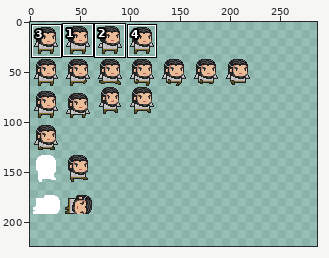
Sprite sheet: src/recursos/personajes/Halan_Sprite.png. Above, an overview of the earlier version with the close-up marked.
Close-up. Old version:
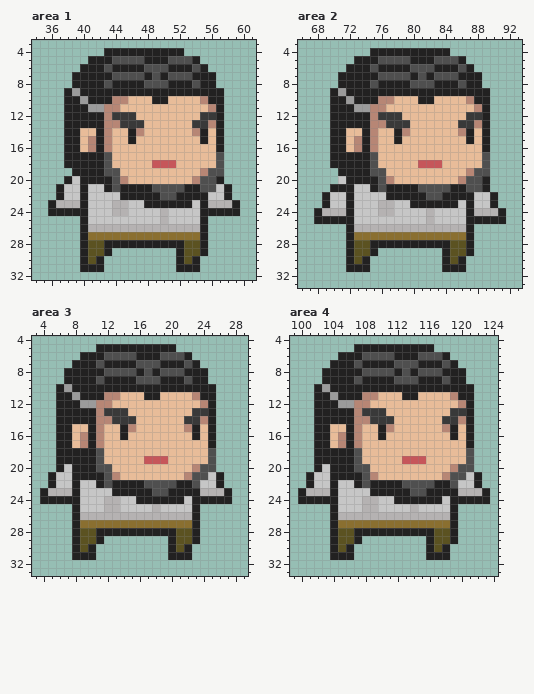
The file is 224x224 pixels. Shown: area 1: x 34..61, y 3..32; area 2: x 66..93, y 3..33; area 3: x 3..29, y 4..33; area 4: x 99..124, y 4..33. The old version is drawn lined up with the new one, on the new canvas. The wide view leaves out empty margins. The commit also changed other parts of the picture, which this record leaves out.
The result:
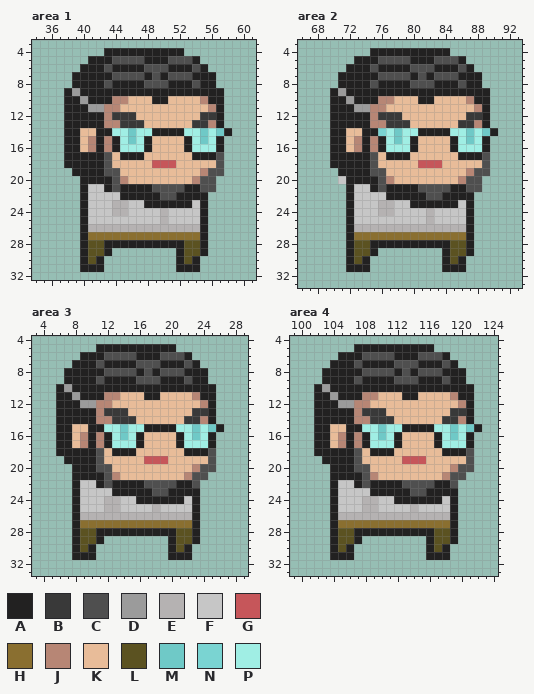
Palette (. is transparent): A #222121  B #393939  C #4f4f4f  D #9b9b9b  E #b5b2b2  F #c6c6c6  G #c6565a  H #8a6f30  J #b78675  K #e8bc99  L #5b5221  M #6fc9c7  N #7ad4d2  P #a0eee4
Change:
canvas 224x224 -> 288x224
Changed rows in their new state; - is an unchanged pixel.
Area 1:
first column x 36:
14 -------APPMPPAAAAPPMPMA-
15 --------APMPA----APMP---
16 --------APPPA----APPP---
17 ---------AAA------AAA---
20 --..-----------------.--
21 -...-----------------..-
22 -...----------------...-
23 ....----------------....
24 ....----------------....
Area 2:
first column x 68:
14 -------ANPMPPAAAAPPMPMA-
15 --------APMPA----APMP---
16 --------APPPA----APPP---
17 ---------AAA------AAA---
20 ---------------------.--
21 --..-----------------.--
22 -...----------------...-
23 -...----------------...-
24 ....----------------....
25 ....----------------....
Area 3:
first column x 4:
15 -------APPMPPAAAAPPMPMA-
16 --------APMPA----APMP---
17 --------APPPA----APPP---
18 ---------AAA------AAA---
19 --.---------------------
20 --..--------------------
21 -...-----------------..-
22 -...----------------...-
23 ....----------------....
24 ....----------------....
Area 4:
first column x 100:
15 -------APPMPPAAAAPPMPMA-
16 --------APMPA----APMP---
17 --------APPPA----APPP---
18 ---------AAA------AAA---
19 --.---------------------
20 --..--------------------
21 -...-----------------..-
22 -...----------------...-
23 ....----------------....
24 ....----------------....
Pixel boxes of the changes (left, top, right, bottom) in both close-ups:
changed: (104, 128, 240, 216)
erased: (48, 176, 80, 216)
changed: (370, 128, 506, 224)
erased: (314, 184, 346, 224)
changed: (96, 424, 232, 504)
erased: (40, 456, 72, 504)
changed: (354, 424, 490, 504)
erased: (298, 456, 330, 504)
